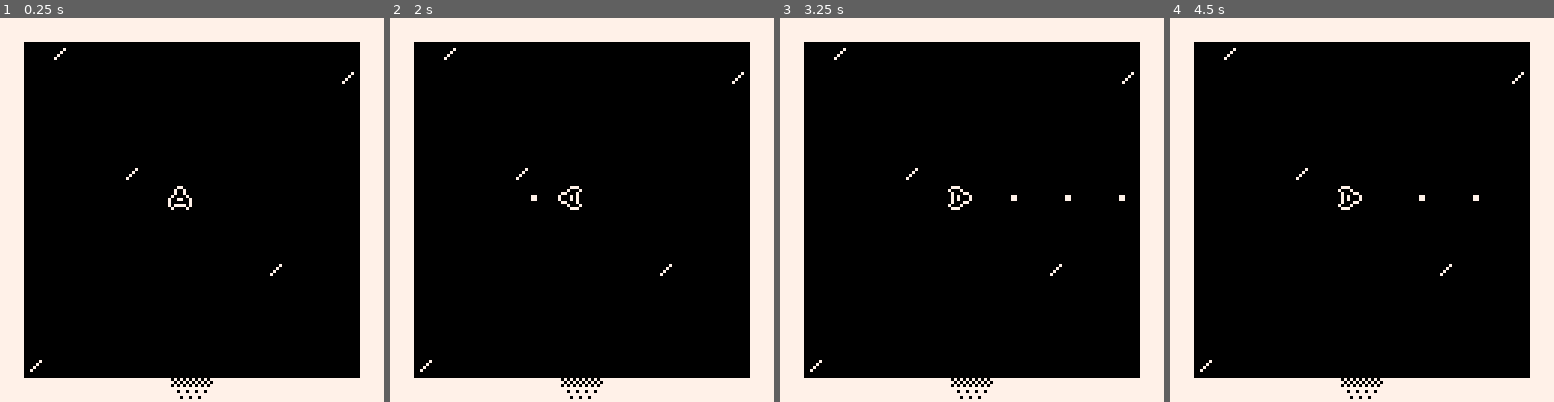
Above: before the commit, frames 1-4 (left to right).
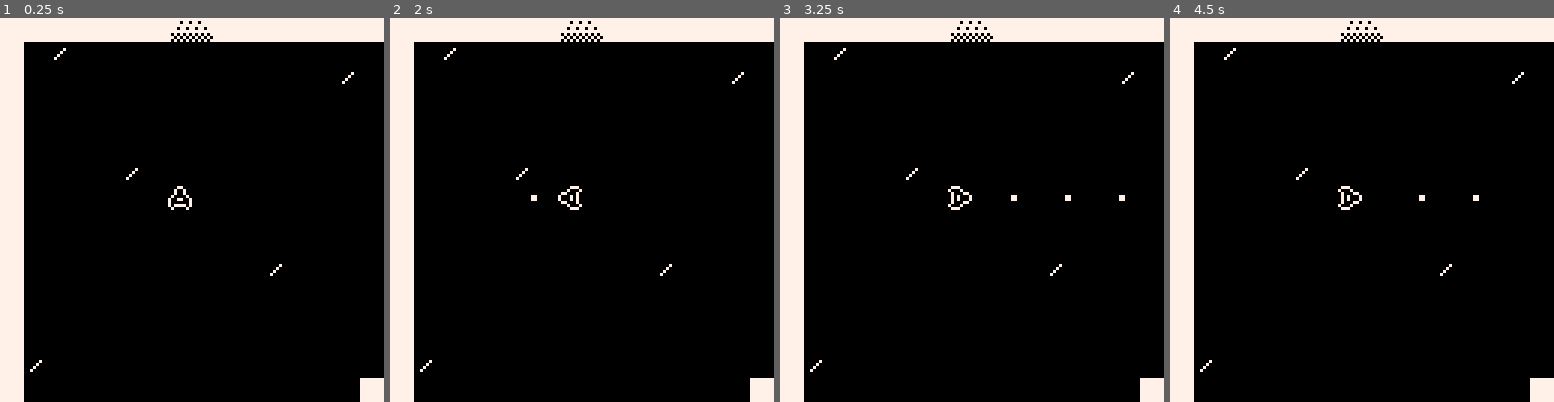
Above: after the commit, the same moments.

Repository: dresseswithpockets/bitjam3
Game: PICO-8 cartridge game.p8
Same seed, same stepped clock (60 frames per second), same inputs: the game is played once before the commit and once after it.
Inputs:
- Up to frame 1 (0.25 s): no input
- Up to frame 2 (2 s): tap O (Z key) at 0.33, 0.7, 1.43 s; tap X (X key) at 1.07 s; hold Left from 1.97 s (still down)
- Up to frame 3 (3.25 s): tap X (X key) every 0.33 s from 2.07 to 3.07 s; tap O (Z key) at 2.22, 3.1 s; release Left at 2.37 s; hold Down 2.42-2.82 s; hold Right from 2.87 s (still down)
- Up to frame 4 (4.5 s): tap X (X key) every 0.33 s from 3.4 to 4.4 s; release Right at 3.53 s; hold Up 3.58-4.08 s; tap O (Z key) at 3.98 s; hold Right from 4.13 s (still down)

The runs differ from the first frame. In frame 1, 11% of the frame differs, in the area x 6-100%, y 0-100%; in frame 2, 11%; in frame 3, 11%; in frame 4, 11%.

Commit message:
fix door rendering

Diff:
--- a/game.p8
+++ b/game.p8
@@ -238,12 +238,11 @@
 		spr(spr_bullet,bullet.x,bullet.y)
 	end
 
-	camera(0,0)
 	for _,link in ipairs(room.links) do
 	 local ix=link.dcx*128
 	 local iy=link.dcy*128
 	 local x1,y1,x2,y2=0,0,0,0
-	 local dspr=19
+	 local spr1=19
 	 local flip_x,flip_y=false,false
 	 if link.dir==d_up then
 	  x1=56
@@ -257,17 +256,17 @@
 	 elseif link.dir==d_left then
 	  y1=64
 	  y2=56
-	  dspr=21
+	  spr1=21
 	 elseif link.dir==d_right then
-	  y1=56
-	  y2=64
+	  y1=64
+	  y2=56
 	  x1=120
 	  x2=120
-	  dspr=21
+	  spr1=21
 	  flip_x=true
 	 end
-	 spr(dspr,x1,y1,1,1,flip_x,flip_y)
-	 spr(dspr+1,x2,y2,1,1,flip_x,flip_y)
+	 spr(spr1,ix+x1,iy+y1,1,1,flip_x,flip_y)
+	 spr(spr1+1,ix+x2,iy+y2,1,1,flip_x,flip_y)
 	end
 end
 -->8
@@ -541,22 +540,32 @@
 d_right=3
 
 fp_1_33={
+ t=room_types.corner_nw,
+ links={
+  {
+   dcx=0,dcy=0,
+   dir=d_up,
+   x=3,y=2
+  },
+  {
+   dcx=1,dcy=0,
+   dir=d_right,
+   x=3,y=3
+  },
+  {
+   dcx=0,dcy=1,
+   dir=d_right,
+   x=3,y=3
+  },
+ }
+}
+
+fp_1_32={
  t=room_types.square,
  links={
   {
    dcx=0,dcy=0,
    dir=d_down,
-   x=3,y=2
-  },
- }
-}
-
-fp_1_32={
- t=room_types.square,
- links={
-  {
-   dcx=0,dcy=0,
-   dir=d_up,
    x=3,y=3
   },
  }
